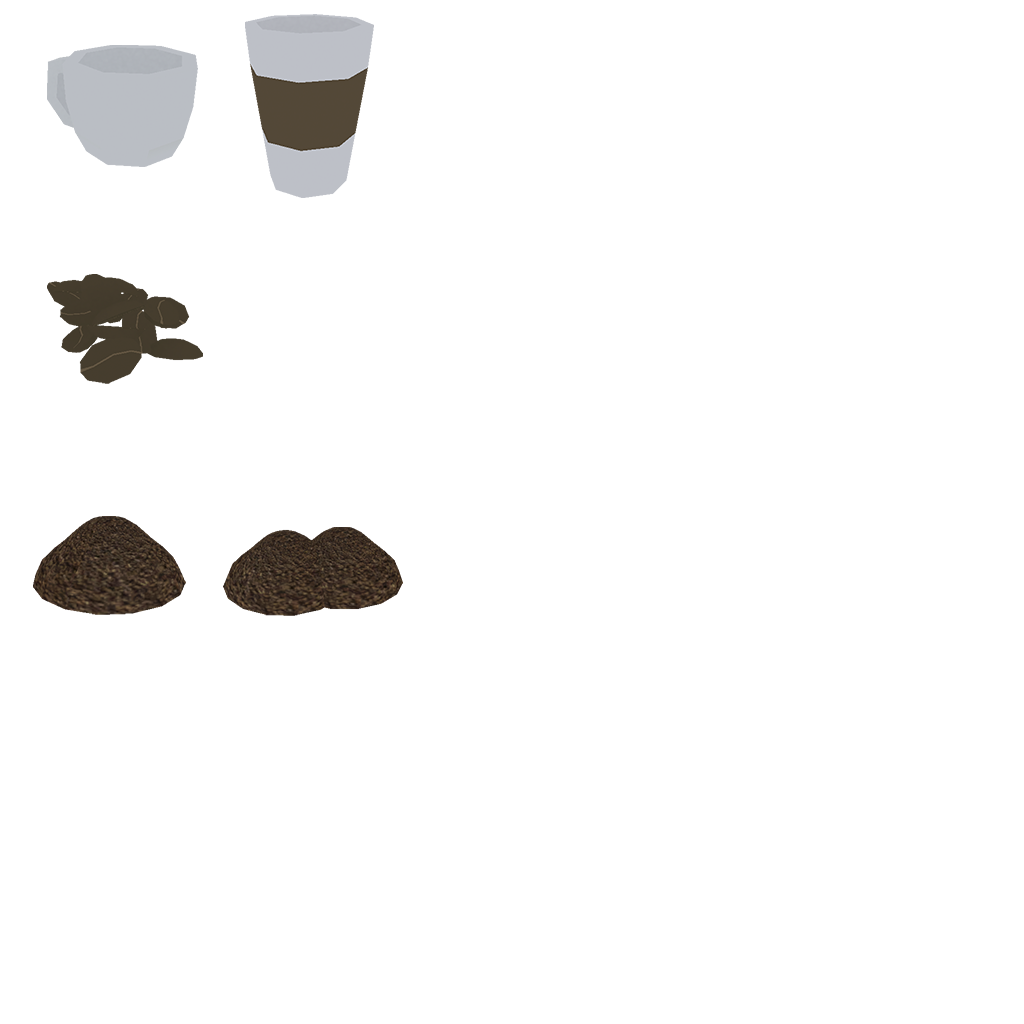
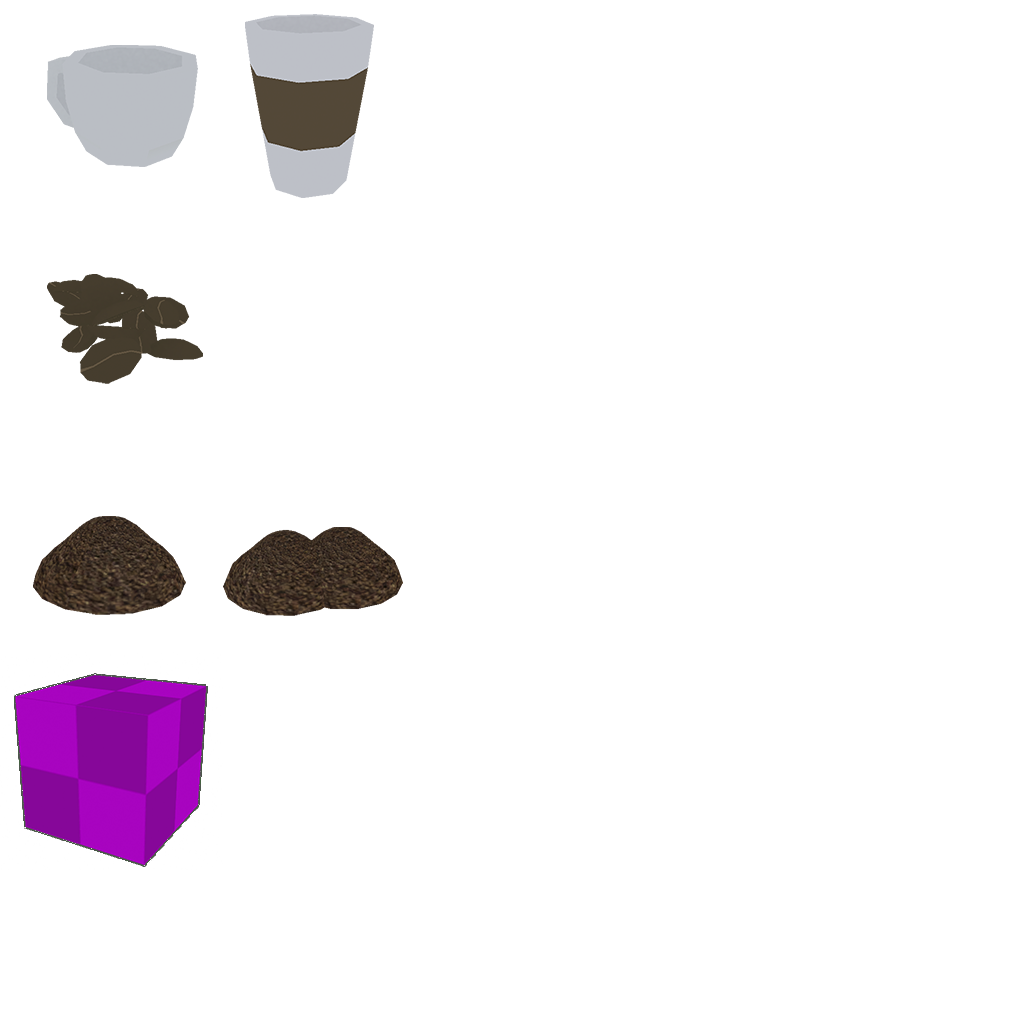
Layers edited between the first and the second 1024 × 1024 image:
added layer "Снимок экрана 2025-05-09 в 13.16.10" above "DoubleDarkGrind" over [14, 673, 208, 867]
